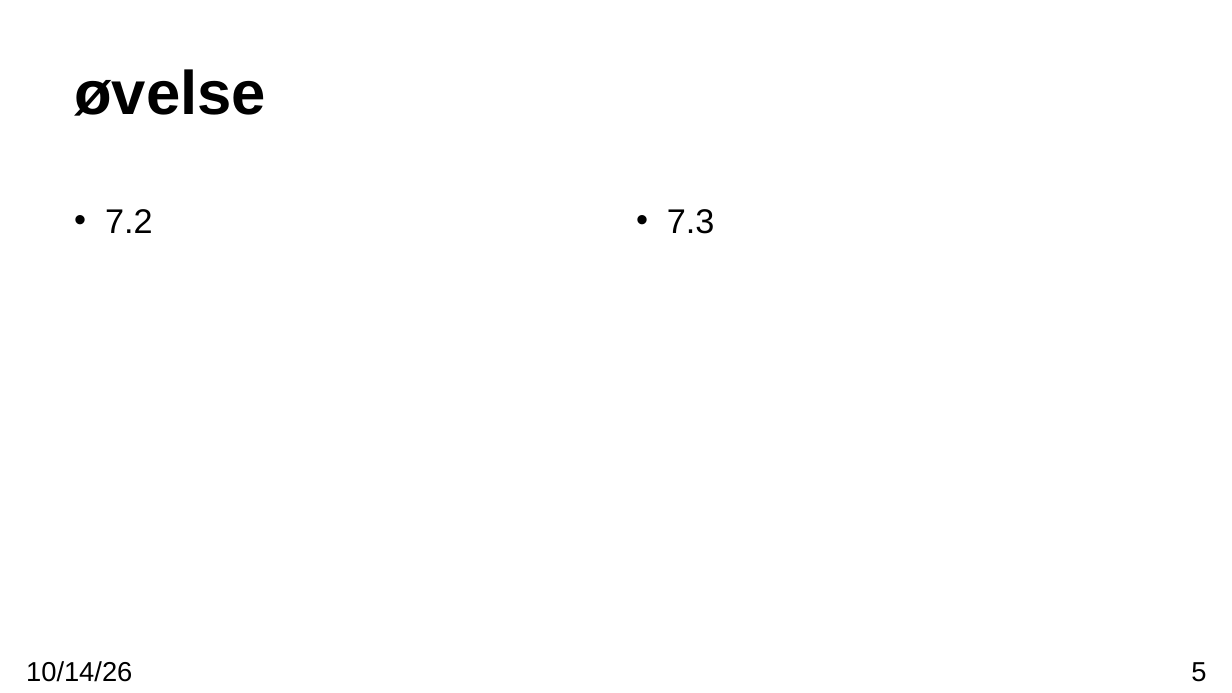
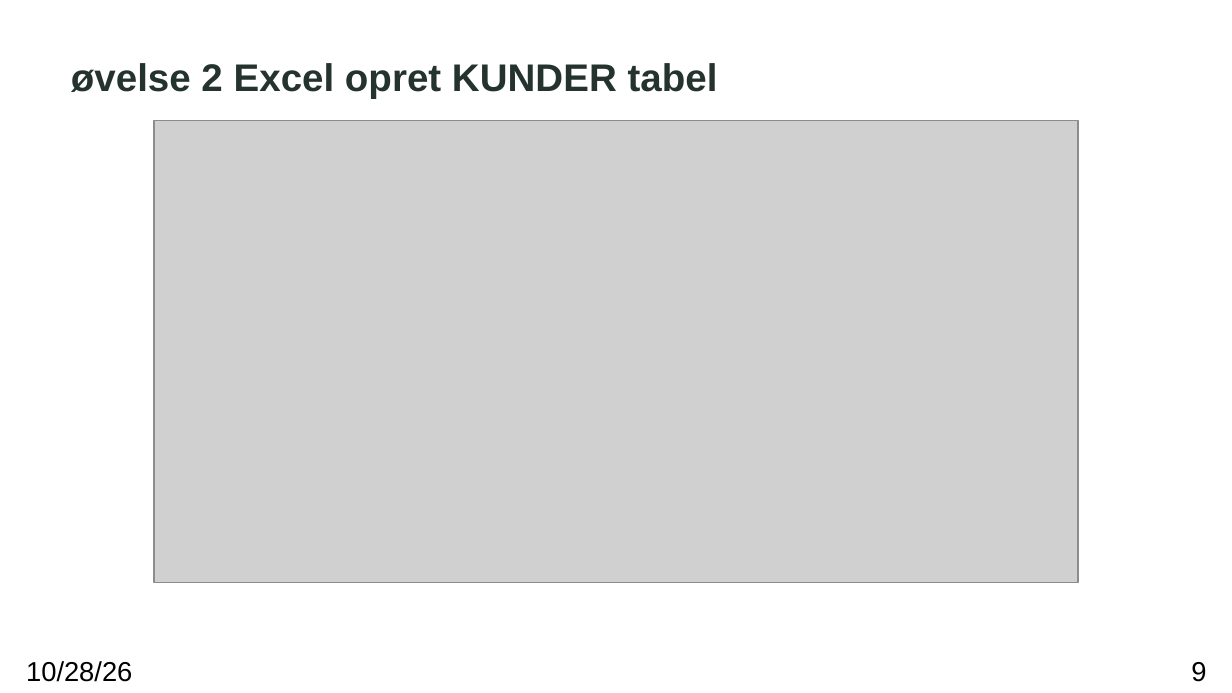
Before and after one commit to xiaoleibi/DMU26, a slide deck: slide 9 of DBPPT/DB Gang1Intro_mandag.pptx (slide 5 before the commit). Drawn at 1232x693 pixels with LibreOffice and Linux fonts; fonts in the diff are those of the drawing; grey boxes stand for pictures. Boxes give left, top, right and bottom in pixels: in the first picture for what was removed or moved away, otherwise in the second. Text is boxed around its words. In the diff, an @@ line names an element or a change of style, - is before the commit and + after.

```diff
--- a/DBPPT/DB Gang1Intro_mandag.pptx
+++ b/DBPPT/DB Gang1Intro_mandag.pptx
@@ text added at (71, 63, 718, 98), 22.5 pt, text #24332D, bold @@
+øvelse 2 Excel opret KUNDER tabel
@@ title removed at (74, 69, 266, 116) @@
-øvelse
@@ picture added at (154, 121, 1078, 583) @@
@@ text removed at (105, 209, 153, 233) @@
-• 7.2
@@ text removed at (667, 209, 715, 234) @@
-• 7.3
@@ text at (26, 661, 132, 682): text changed @@
-10/14/26
+10/28/26
@@ page number at (1191, 662, 1206, 682): text changed @@
-5
+9
```
Also in this commit, not shown: 13 other slides changed, 14 slides added, 4 slides removed.
